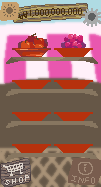
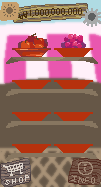
Layer changes from the first 101 × 187 image to the second:
added layer "레이어 6" in group "uibtn" over [68, 158, 101, 185]
